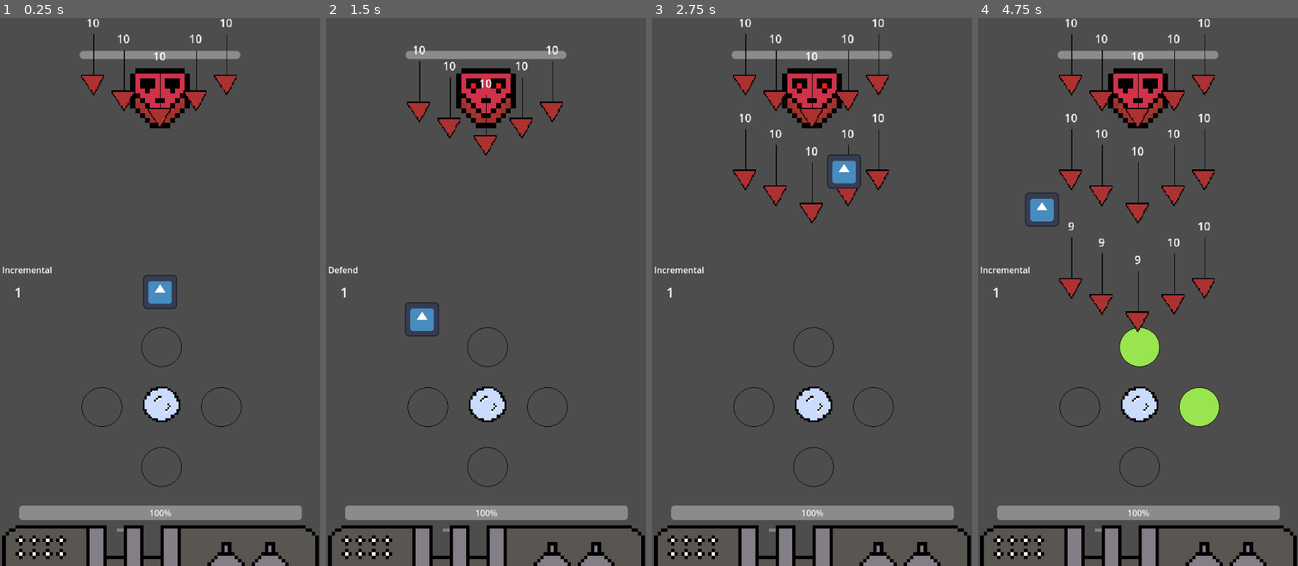
Above: before the commit, frames 1-4 (left to right).
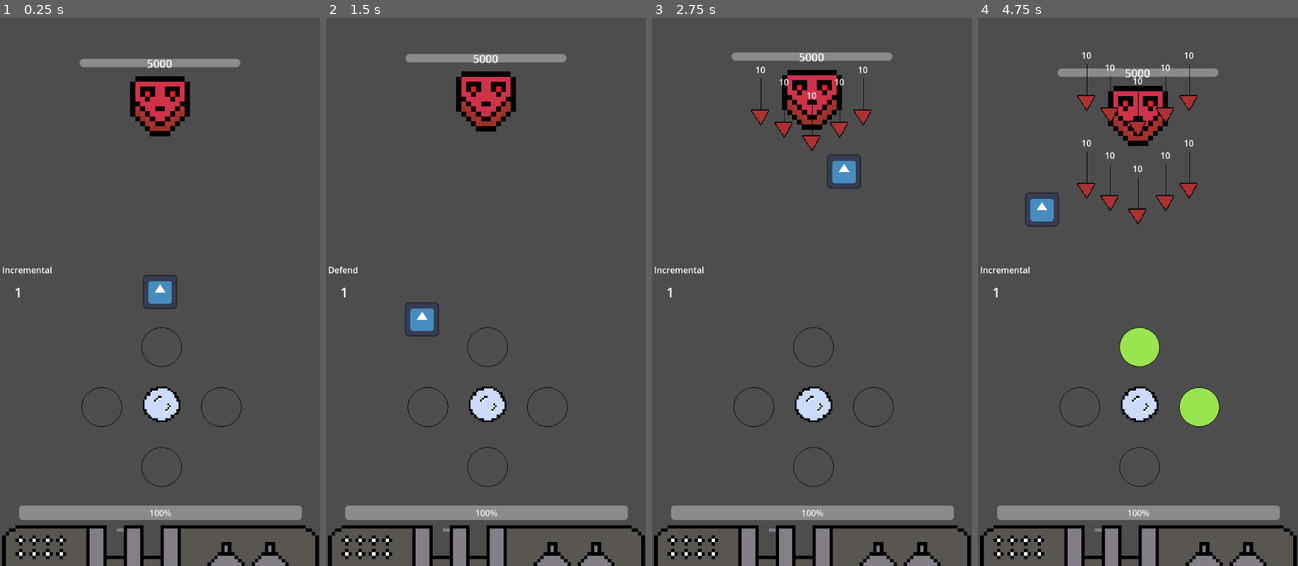
Above: after the commit, the same moments.

Repository: SummationX/boss-rush-game-jam-THE-Chosen-ONE
Game: Godot game, scene res://_core/main.tscn
The game is run twice, just before and just after one commit, with the same random seed, the same clock (stepped at 60 frames per second) and the same inputs. The engine's default icon, where the game draws it, is replaced by a stand-in: a white triangle on a blue panel in a dark square.
Inputs (mouse positions are in pixels of both pictures, inside the frame that each line leads up to):
- Up to frame 1 (0.25 s): no input
- Up to frame 2 (1.5 s): move the mouse to (556, 264) at 0.52 s; hold 1 (attack_mode) 0.53-1.28 s; move the mouse to (422, 319) at 1.27 s; tap 3 (defend_mode) at 1.35 s
- Up to frame 3 (2.75 s): move the mouse to (844, 171) at 2.02 s; hold 2 (increment_mode) from 2.03 s (still down)
- Up to frame 4 (4.75 s): move the mouse to (1122, 401) at 2.77 s; release 2 (increment_mode) at 2.78 s; tap 1 (attack_mode) at 2.85 s; move the mouse to (1234, 374) at 3.52 s; hold 3 (defend_mode) 3.53-4.28 s; move the mouse to (1042, 209) at 4.27 s; tap 2 (increment_mode) at 4.35 s

The runs differ from the first frame. In frame 1, 3.7% of the frame differs, in the area x 24-76%, y 0-22%; in frame 2, 2.5%; in frame 3, 3.4%; in frame 4, 6.7%, in the area x 24-76%, y 0-58%.

Commit message:
feat: added boss explosion animation

Diff:
--- a/_core/main.gd
+++ b/_core/main.gd
@@ -17,7 +17,8 @@
 	if current_state == state.Defend:
 		pass
 	if current_state == state.Attack:
-		current_boss.update_health(player.half_damage())
+		if !current_boss.is_dead:
+			current_boss.update_health(player.half_damage())
 
 func _input(event):
 	if Input.is_action_pressed("attack_mode"):
@@ -35,3 +36,7 @@
 		damage_title.text = "Defend"
 		player.set_collision_layer_value(1, false)
 		player.set_collision_layer_value(2, true)
+
+
+func _on_boss_on_boss_death():
+	get_tree().call_group("projectile", "queue_free")
--- a/_core/main.tscn
+++ b/_core/main.tscn
@@ -45,3 +45,4 @@
 text = "Defend/Increment"
 
 [connection signal="on_sides_complete" from="Booster" to="." method="_on_booster_on_sides_complete"]
+[connection signal="on_boss_death" from="Boss" to="." method="_on_boss_on_boss_death"]
--- a/boss/boss.gd
+++ b/boss/boss.gd
@@ -1,16 +1,33 @@
 extends Area2D
+signal on_boss_death
 
+#Health
+@onready var progress_bar = $ProgressBar
+@onready var health_text = $HealthText
+
+#Attack pattern
 @onready var attack_pattern_1 = load("res://AttackPatterns/attack_pattern_1.tscn")
 @onready var attack_pattern_2 = load("res://AttackPatterns/attack_pattern_2.tscn")
 @onready var n = attack_pattern_1
 
+#Projectile
 @onready var fire_rate_timer = $FireRateTimer
-@onready var progress_bar = $ProgressBar
 @onready var attack_cooldown_timer = $AttackCooldownTimer
-@onready var animation = $AnimatedSprite2d
+
+#Animation
+@onready var animation = $BossAnimation
+@onready var explosion_animation = $Explosion
+@onready var up_position = $UpPosition
+@onready var down_position = $DownPosition
+@onready var movement_timer = $MovementTimer
+
 var is_on_cooldown = false
 var vary_attack = 0
 var health : float = 5000
+var speed = 1
+var move_direction
+var is_dead = false
+enum move {Up, Down}
 
 
 func _ready():
@@ -18,13 +35,26 @@
 	fire_projectile(n)
 	update_health(0)
 	animation.play()
+	movement_timer.start()
+	move_direction = move.Down
+	explosion_animation.hide()
+	health_text.text = str(int(health))
+
+func _physics_process(delta):
+	if !is_dead:
+		if move_direction == move.Down:
+			position.y += speed
+		if move_direction == move.Up:
+			position.y -= speed
 
 func fire_projectile(projectile):
 	if is_on_cooldown:
 		pass
 	else:
 		var projectile_attack = projectile.instantiate()
-		add_child(projectile_attack)
+		projectile_attack.position = down_position.global_position
+		get_parent().add_child(projectile_attack)
+
 		if vary_attack == 3 and n == attack_pattern_1:
 			n = attack_pattern_2
 			vary_attack = 0
@@ -41,7 +71,8 @@
 
 func update_health(damage):
 	health = health - damage
-	$ProgressBar.value = health
+	progress_bar.value = health
+	health_text.text = str(int(health))
 	if health < 1:
 		death()
 
@@ -63,4 +94,25 @@
 	attack_cooldown_timer.start()
 
 func death():
-	pass
+	is_dead = true
+	animation.hide()
+	on_boss_death.emit()
+	explosion_animation.show()
+	explosion_animation.play()
+	fire_rate_timer.stop()
+	attack_cooldown_timer.stop()
+	movement_timer.stop()
+
+
+
+func _on_movement_timer_timeout():
+	match move_direction:
+		move.Up:
+			move_direction = move.Down
+		move.Down:
+			move_direction = move.Up
+	movement_timer.start()
+
+
+func _on_explosion_animation_finished():
+	explosion_animation.hide()
--- a/boss/boss.tscn
+++ b/boss/boss.tscn
@@ -1,7 +1,8 @@
-[gd_scene load_steps=8 format=3 uid="uid://i1173fouxt2i"]
+[gd_scene load_steps=19 format=3 uid="uid://i1173fouxt2i"]
 
 [ext_resource type="Script" path="res://boss/boss.gd" id="1_hkrl1"]
 [ext_resource type="Texture2D" uid="uid://c7tjannpxit4y" path="res://boss/Boss1/Boss-sprite.png" id="2_er0s2"]
+[ext_resource type="Texture2D" uid="uid://cplqp3hdq1tdu" path="res://boss/Boss1/explosion.png" id="3_e1an1"]
 
 [sub_resource type="AtlasTexture" id="AtlasTexture_vynux"]
 atlas = ExtResource("2_er0s2")
@@ -28,8 +29,79 @@
 "texture": SubResource("AtlasTexture_qyux4")
 }],
 "loop": true,
+"name": &"boss1_animation",
+"speed": 2.0
+}]
+
+[sub_resource type="AtlasTexture" id="AtlasTexture_uhuy5"]
+atlas = ExtResource("3_e1an1")
+region = Rect2(0, 0, 16, 16)
+
+[sub_resource type="AtlasTexture" id="AtlasTexture_1mwld"]
+atlas = ExtResource("3_e1an1")
+region = Rect2(16, 0, 16, 16)
+
+[sub_resource type="AtlasTexture" id="AtlasTexture_l5j1r"]
+atlas = ExtResource("3_e1an1")
+region = Rect2(32, 0, 16, 16)
+
+[sub_resource type="AtlasTexture" id="AtlasTexture_ftlt7"]
+atlas = ExtResource("3_e1an1")
+region = Rect2(48, 0, 16, 16)
+
+[sub_resource type="AtlasTexture" id="AtlasTexture_pwe4c"]
+atlas = ExtResource("3_e1an1")
+region = Rect2(64, 0, 16, 16)
+
+[sub_resource type="AtlasTexture" id="AtlasTexture_twuil"]
+atlas = ExtResource("3_e1an1")
+region = Rect2(80, 0, 16, 16)
+
+[sub_resource type="AtlasTexture" id="AtlasTexture_s2ruo"]
+atlas = ExtResource("3_e1an1")
+region = Rect2(96, 0, 16, 16)
+
+[sub_resource type="AtlasTexture" id="AtlasTexture_vyn5l"]
+atlas = ExtResource("3_e1an1")
+region = Rect2(112, 0, 16, 16)
+
+[sub_resource type="AtlasTexture" id="AtlasTexture_2j4yd"]
+atlas = ExtResource("3_e1an1")
+region = Rect2(128, 0, 16, 16)
+
+[sub_resource type="SpriteFrames" id="SpriteFrames_dmsy4"]
+animations = [{
+"frames": [{
+"duration": 1.0,
+"texture": SubResource("AtlasTexture_uhuy5")
+}, {
+"duration": 1.0,
+"texture": SubResource("AtlasTexture_1mwld")
+}, {
+"duration": 1.0,
+"texture": SubResource("AtlasTexture_l5j1r")
+}, {
+"duration": 1.0,
+"texture": SubResource("AtlasTexture_ftlt7")
+}, {
+"duration": 1.0,
+"texture": SubResource("AtlasTexture_pwe4c")
+}, {
+"duration": 1.0,
+"texture": SubResource("AtlasTexture_twuil")
+}, {
+"duration": 1.0,
+"texture": SubResource("AtlasTexture_s2ruo")
+}, {
+"duration": 1.0,
+"texture": SubResource("AtlasTexture_vyn5l")
+}, {
+"duration": 1.0,
+"texture": SubResource("AtlasTexture_2j4yd")
+}],
+"loop": false,
 "name": &"default",
-"speed": 2.0
+"speed": 8.0
 }]
 
 [sub_resource type="RectangleShape2D" id="RectangleShape2D_eclc5"]
@@ -39,14 +111,20 @@
 scale = Vector2(1.3, 1.3)
 script = ExtResource("1_hkrl1")
 
-[node name="AnimatedSprite2d" type="AnimatedSprite2D" parent="."]
+[node name="BossAnimation" type="AnimatedSprite2D" parent="."]
 position = Vector2(0, 6.43)
 scale = Vector2(7.135, 7.135)
 sprite_frames = SubResource("SpriteFrames_setox")
-frame_progress = 0.557431
+animation = &"boss1_animation"
+
+[node name="Explosion" type="AnimatedSprite2D" parent="."]
+position = Vector2(0, 6.43)
+scale = Vector2(7.135, 7.135)
+sprite_frames = SubResource("SpriteFrames_dmsy4")
 
 [node name="CollisionShape2D" type="CollisionShape2D" parent="."]
 position = Vector2(-0.576921, -1)
+scale = Vector2(1, 1)
 shape = SubResource("RectangleShape2D_eclc5")
 
 [node name="FireRateTimer" type="Timer" parent="."]
@@ -65,5 +143,29 @@
 process_callback = 0
 wait_time = 5.0
 
+[node name="UpPosition" type="Marker2D" parent="."]
+position = Vector2(0, -13.0769)
+
+[node name="DownPosition" type="Marker2D" parent="."]
+position = Vector2(0, 13.8462)
+
+[node name="MovementTimer" type="Timer" parent="."]
+process_callback = 0
+wait_time = 0.7
+
+[node name="HealthText" type="Label" parent="."]
+anchors_preset = 5
+anchor_left = 0.5
+anchor_right = 0.5
+offset_left = -21.853
+offset_top = -74.245
+offset_right = 21.852
+offset_bottom = -51.245
+grow_horizontal = 2
+text = "100"
+horizontal_alignment = 1
+
+[connection signal="animation_finished" from="Explosion" to="." method="_on_explosion_animation_finished"]
 [connection signal="timeout" from="FireRateTimer" to="." method="_on_timer_timeout"]
 [connection signal="timeout" from="AttackCooldownTimer" to="." method="_on_attack_cooldown_timer_timeout"]
+[connection signal="timeout" from="MovementTimer" to="." method="_on_movement_timer_timeout"]
--- a/project.godot
+++ b/project.godot
@@ -27,6 +27,7 @@
 [global_group]
 
 base=""
+projectile=""
 
 [input]
 
--- a/projectile/projectile.tscn
+++ b/projectile/projectile.tscn
@@ -6,7 +6,7 @@
 [sub_resource type="RectangleShape2D" id="RectangleShape2D_u57jo"]
 size = Vector2(36, 97)
 
-[node name="Projectile" type="Area2D"]
+[node name="Projectile" type="Area2D" groups=["projectile"]]
 collision_mask = 2
 script = ExtResource("1_y7xgu")
 
Binary file added: boss/Boss1/explosion.png
Not shown, added: boss/Boss1/explosion.png.import
